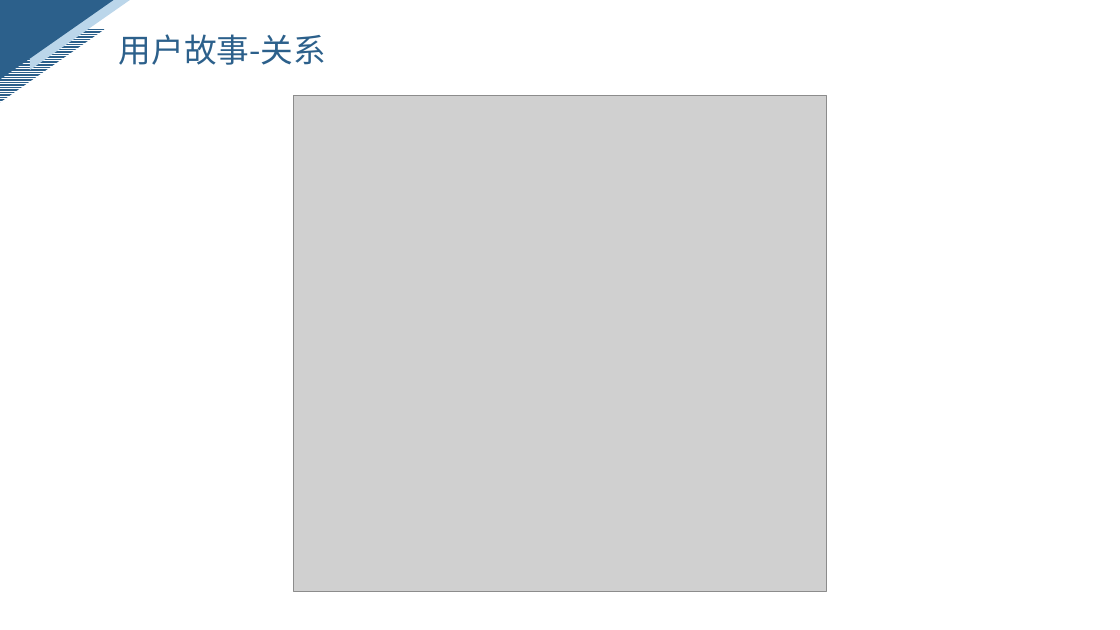
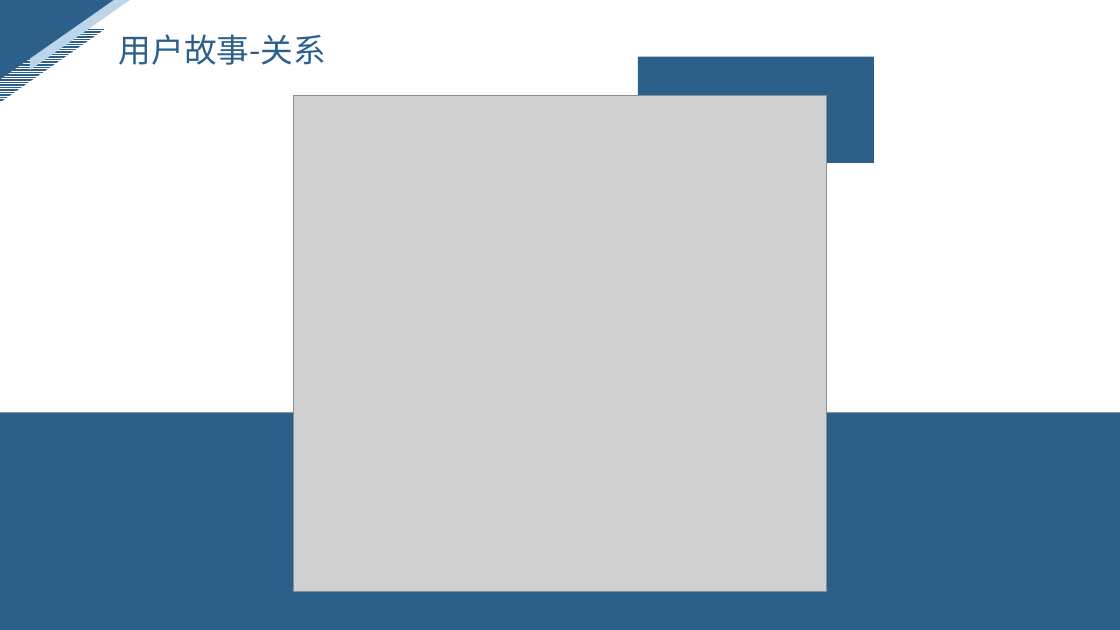
Before and after one commit to ZhangYHe/BIT-2023-ZYGC, a slide deck: slide 10 of doc/问题陈述.pptx (slide 8 before the commit). Drawn at 1120x630 pixels with LibreOffice and Linux fonts; fonts in the diff are those of the drawing; grey boxes stand for pictures. Boxes give left, top, right and bottom in pixels: in the first picture for what was removed or moved away, otherwise in the second. Text is boxed around its words. In the diff, an @@ line names an element or a change of style, - is before the commit and + after.

```diff
--- a/doc/问题陈述.pptx
+++ b/doc/问题陈述.pptx
@@ rectangle added at (x1=638, y1=57, x2=874, y2=164), fill #2C608B @@
@@ rectangle added at (x1=0, y1=413, x2=1120, y2=630), fill #2C608B @@
```
Also in this commit, not shown: 6 other slides changed, 8 slides added.
